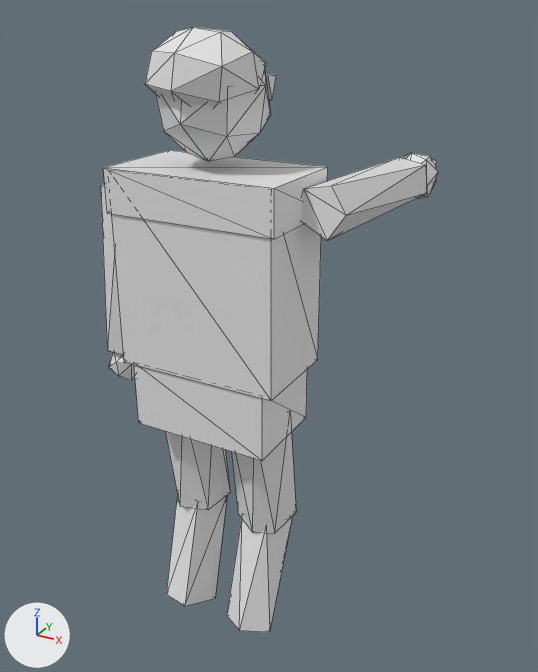
What one commit did to the OBJ model assets/heroes/linterna_verde_lod1.obj.
Both versions are drawn from a camera (50 mm lens) standing at (1.056, -1.635, 1.904) and looking at (-0.008, 0.299, 0.937). The axes (+X, +Y, +Z) are drawn at lower left. The lights are the same throughout. The older version comes first. Mesh edges are drawn as thin lines. Where no turn or scale is listed for an object, it has been applied to the vertices.

Script lines for the objects in view, before the commit:
```python
me_linterna_verde = bpy.data.meshes.new('linterna_verde')
me_linterna_verde.from_pydata(...)  # 211 vertices, 342 faces; spans x -0.41..0.39, y -0.18..0.74, z 0.08..1.86
ob_linterna_verde = bpy.data.objects.new('linterna_verde', me_linterna_verde)
ob_linterna_verde.location = (0.0, 0.0, 0.0)
```
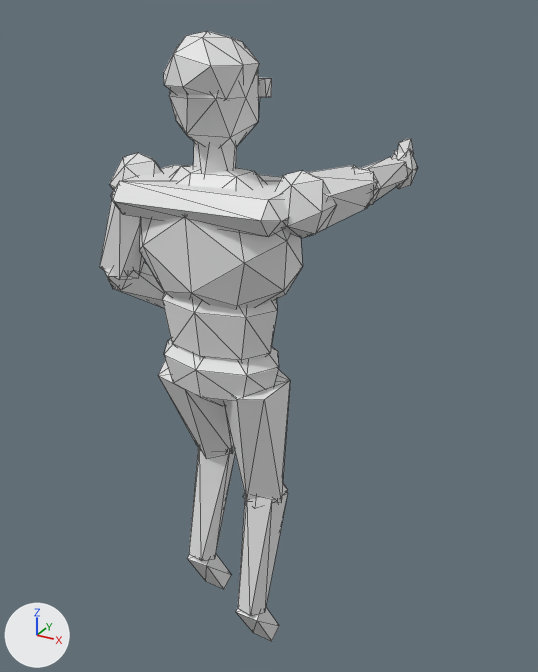
Where the change shows, as pixel boxes (x1, y1, x2, y2) in the pictures (538 x 672 px):
'linterna_verde', reshaped
    before: (101, 27, 438, 632)
    after: (100, 31, 417, 642)
part 1 of me_linterna_verde, rebuilt
    before: (156, 69, 271, 162)
    after: (169, 70, 260, 147)
part 2 of me_linterna_verde, rebuilt (21% narrower, 14% shorter)
    before: (145, 27, 266, 107)
    after: (164, 31, 259, 100)
part 3 of me_linterna_verde, rebuilt
    before: (231, 433, 296, 533)
    after: (224, 369, 290, 503)
part 4 of me_linterna_verde, rebuilt (23% narrower, 7% taller)
    before: (227, 516, 292, 632)
    after: (238, 492, 288, 616)
part 5 of me_linterna_verde, rebuilt
    before: (166, 431, 230, 510)
    after: (158, 360, 233, 458)
part 6 of me_linterna_verde, rebuilt
    before: (101, 184, 124, 354)
    after: (100, 190, 144, 280)
part 7 of me_linterna_verde, rebuilt (33% narrower, 30% shorter)
    before: (134, 365, 307, 461)
    after: (164, 339, 279, 406)
part 8 of me_linterna_verde, rebuilt
    before: (112, 214, 321, 401)
    after: (139, 165, 303, 310)
part 9 of me_linterna_verde, rebuilt
    before: (103, 150, 328, 239)
    after: (111, 165, 290, 237)
part 10 of me_linterna_verde, rebuilt
    before: (265, 74, 276, 100)
    after: (259, 77, 272, 97)
part 11 of me_linterna_verde, deleted
    before: (109, 352, 135, 381)
part 12 of me_linterna_verde, cut back
    before: (302, 153, 438, 240)
    after: (104, 138, 417, 362)
part 13 of me_linterna_verde, cut back
    before: (166, 494, 227, 606)
    after: (188, 445, 288, 642)

What the commit changed:
me_linterna_verde is used by ob_linterna_verde; location (0.0, 0.0, 0.0).
me_linterna_verde had 211 vertices, 342 faces and spanned x -0.41..0.39, y -0.18..0.74, z 0.08..1.86.
me_linterna_verde now has 415 vertices, 694 faces and spans x -0.38..0.34, y -0.15..0.67, z -0.06..1.85.
me_linterna_verde part 1: the loose piece of 25 vertices spanning x -0.15..0.15, y -0.15..0.15, z 1.55..1.85 is rebuilt with 29 vertices and now spans x -0.1..0.11, y -0.12..0.14, z 1.57..1.85.
me_linterna_verde part 2: the loose piece of 24 vertices spanning x -0.15..0.15, y -0.18..0.12, z 1.66..1.86 is rebuilt with 24 vertices and now spans x -0.11..0.11, y -0.13..0.11, z 1.67..1.85.
me_linterna_verde part 3: the loose piece of 10 vertices spanning x 0.04..0.21, y -0.08..0.13, z 0.44..0.86 is rebuilt with 11 vertices and now spans x 0.01..0.2, y -0.1..0.13, z 0.52..0.95.
me_linterna_verde part 4: the loose piece of 10 vertices spanning x 0.04..0.2, y -0.13..0.13, z 0.08..0.47 is rebuilt with 10 vertices and now spans x 0.04..0.18, y -0.07..0.13, z 0.12..0.54.
me_linterna_verde part 5: the loose piece of 10 vertices spanning x -0.21..-0.03, y -0.08..0.14, z 0.44..0.86 is rebuilt with 11 vertices and now spans x -0.2..-0.01, y -0.09..0.19, z 0.57..0.98.
me_linterna_verde part 6: the loose piece of 10 vertices spanning x -0.41..-0.23, y -0.07..0.07, z 0.94..1.46 is rebuilt with 10 vertices and now spans x -0.38..-0.19, y -0.08..0.07, z 1.18..1.48.
me_linterna_verde part 7: the loose piece of 8 vertices spanning x -0.21..0.21, y -0.13..0.14, z 0.78..0.98 is rebuilt with 24 vertices and now spans x -0.19..0.19, y -0.13..0.13, z 0.85..1.09.
me_linterna_verde part 8: the loose piece of 8 vertices spanning x -0.24..0.24, y -0.14..0.14, z 0.98..1.52 is rebuilt with 39 vertices and now spans x -0.23..0.23, y -0.14..0.14, z 1.12..1.54.
me_linterna_verde part 9: the loose piece of 8 vertices spanning x -0.25..0.25, y -0.14..0.15, z 1.41..1.53 is rebuilt with 16 vertices and now spans x -0.25..0.25, y -0.15..0.15, z 1.4..1.5.
me_linterna_verde part 10: the loose piece of 6 vertices spanning x -0.1..0.1, y 0.1..0.14, z 1.69..1.75 is rebuilt with 8 vertices and now spans x -0.1..0.1, y 0.09..0.13, z 1.7..1.74.
me_linterna_verde part 11: the loose piece of 17 vertices spanning x -0.41..-0.28, y -0.06..0.06, z 0.83..0.97 is deleted.
me_linterna_verde part 12: 49 vertices removed from x -0.11..0.39, y 0.0..0.73, z 1.14..1.52; 182 vertices added at x -0.38..0.34, y -0.13..0.67, z 0.95..1.73.
me_linterna_verde part 13: 9 vertices removed from x -0.2..-0.04, y -0.12..0.13, z 0.08..0.47; 51 vertices added at x -0.18..0.17, y -0.07..0.2, z -0.06..0.67.
Other edits to the shape of me_linterna_verde do not show in these pictures.
